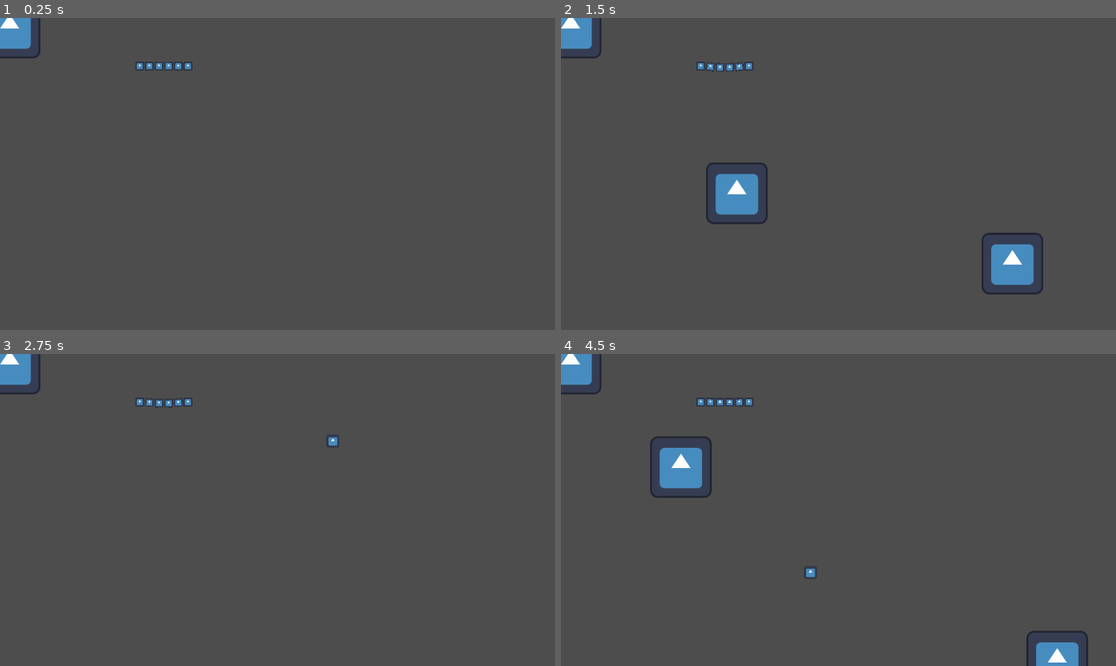
Above: before the commit, frames 1-4 (two rows, left to right).
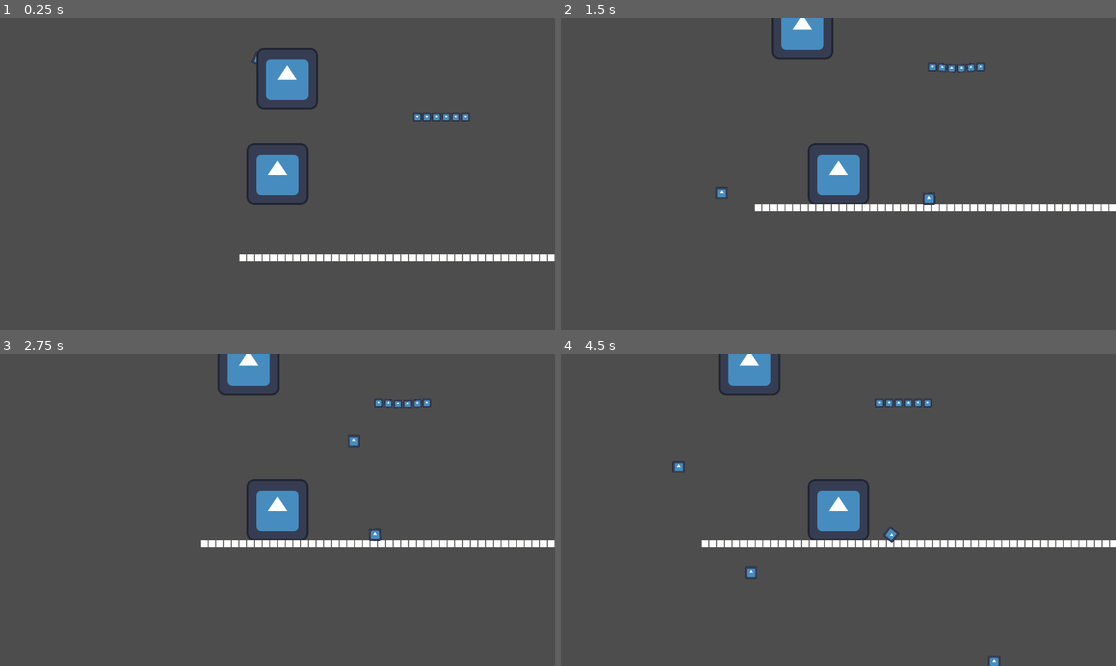
Above: after the commit, the same moments.

Repository: Hugo-Blosse/godot-physics-test
Game: Godot game, scene res://main.tscn
Same seed, same stepped clock (60 frames per second), same inputs: the game is played once before the commit and once after it. The engine's default icon, where the game draws it, is replaced by a stand-in: a white triangle on a blue panel in a dark square.
Inputs (mouse positions are in pixels of both pictures, inside the frame that each line leads up to):
- Up to frame 1 (0.25 s): no input
- Up to frame 2 (1.5 s): move the mouse to (960, 158) at 0.52 s; hold D (right, bound only after the commit) from 0.53 s (still down); tap H (add_rope) at 0.6 s; tap B (ball) at 0.8, 1.35 s; move the mouse to (727, 189) at 1.27 s
- Up to frame 3 (2.75 s): tap F (finish) at 1.55, 2.1 s; move the mouse to (333, 441) at 2.02 s; release D (right, bound only after the commit) at 2.03 s; hold A (left, bound only after the commit) from 2.03 s (still down); tap S (start) at 2.3 s
- Up to frame 4 (4.5 s): move the mouse to (810, 572) at 2.77 s; release A (left, bound only after the commit) at 2.78 s; hold D (right, bound only after the commit) 2.78-4.28 s; tap S (start) at 2.85 s; tap H (add_rope) at 3.05, 3.6 s; move the mouse to (1005, 556) at 3.52 s; tap B (ball) at 3.8, 4.35 s; move the mouse to (672, 463) at 4.27 s; hold A (left, bound only after the commit) from 4.28 s (still down)

The runs differ from the first frame. In frame 1, 4.7% of the frame differs, in the area x 0-100%, y 0-78%; in frame 2, 7.1%, in the area x 0-100%, y 0-89%; in frame 3, 4.7%; in frame 4, 7.0%.

Commit message:
player and ball fix
+ added player
+ added function to connect end of rope to player
+/- fixed rope always breaking on ball contact

Diff:
--- a/ball.gd
+++ b/ball.gd
@@ -2,4 +2,4 @@
 
 
 func _ready():
-	apply_force(Vector2(10000,0))
+	apply_force(Vector2(100,0))
--- a/ball.tscn
+++ b/ball.tscn
@@ -8,10 +8,14 @@
 
 [node name="Ball" type="RigidBody2D"]
 collision_layer = 2
+collision_mask = 9
+mass = 0.2
 script = ExtResource("1_tqfqg")
 
 [node name="Sprite2D" type="Sprite2D" parent="."]
+scale = Vector2(0.2, 0.2)
 texture = ExtResource("1_cgxeg")
 
 [node name="CollisionShape2D" type="CollisionShape2D" parent="."]
+scale = Vector2(0.2, 0.2)
 shape = SubResource("CircleShape2D_3yaoe")
--- /dev/null
+++ b/player.gd
@@ -0,0 +1,19 @@
+extends CharacterBody2D
+class_name Player
+
+
+var speed : int = 100
+var dir : int
+var connected_rope_part : RigidBody2D
+
+func _physics_process(delta):
+	if connected_rope_part && !is_on_floor():
+		velocity = connected_rope_part.linear_velocity
+	else:
+		velocity.y += 9
+		velocity.x = speed * dir
+	move_and_slide()
+
+
+func _input(event):
+	dir = Input.get_axis("left", "right")
--- /dev/null
+++ b/player.tscn
@@ -0,0 +1,17 @@
+[gd_scene load_steps=4 format=3 uid="uid://dk1x35jcuc5hs"]
+
+[ext_resource type="Script" path="res://player.gd" id="1_yfw8x"]
+[ext_resource type="Texture2D" uid="uid://puc10aemwar4" path="res://icon.svg" id="2_hgc25"]
+
+[sub_resource type="RectangleShape2D" id="RectangleShape2D_fqgvp"]
+size = Vector2(119, 121)
+
+[node name="Player" type="CharacterBody2D"]
+script = ExtResource("1_yfw8x")
+
+[node name="Sprite2D" type="Sprite2D" parent="."]
+texture = ExtResource("2_hgc25")
+
+[node name="CollisionShape2D" type="CollisionShape2D" parent="."]
+position = Vector2(0.5, 1.5)
+shape = SubResource("RectangleShape2D_fqgvp")
--- a/project.godot
+++ b/project.godot
@@ -61,6 +61,21 @@
 "events": [Object(InputEventKey,"resource_local_to_scene":false,"resource_name":"","device":-1,"window_id":0,"alt_pressed":false,"shift_pressed":false,"ctrl_pressed":false,"meta_pressed":false,"pressed":false,"keycode":0,"physical_keycode":72,"key_label":0,"unicode":104,"echo":false,"script":null)
 ]
 }
+left={
+"deadzone": 0.5,
+"events": [Object(InputEventKey,"resource_local_to_scene":false,"resource_name":"","device":-1,"window_id":0,"alt_pressed":false,"shift_pressed":false,"ctrl_pressed":false,"meta_pressed":false,"pressed":false,"keycode":0,"physical_keycode":65,"key_label":0,"unicode":97,"echo":false,"script":null)
+]
+}
+right={
+"deadzone": 0.5,
+"events": [Object(InputEventKey,"resource_local_to_scene":false,"resource_name":"","device":-1,"window_id":0,"alt_pressed":false,"shift_pressed":false,"ctrl_pressed":false,"meta_pressed":false,"pressed":false,"keycode":0,"physical_keycode":68,"key_label":0,"unicode":100,"echo":false,"script":null)
+]
+}
+up={
+"deadzone": 0.5,
+"events": [Object(InputEventKey,"resource_local_to_scene":false,"resource_name":"","device":-1,"window_id":0,"alt_pressed":false,"shift_pressed":false,"ctrl_pressed":false,"meta_pressed":false,"pressed":false,"keycode":0,"physical_keycode":87,"key_label":0,"unicode":119,"echo":false,"script":null)
+]
+}
 
 [rendering]
 
--- a/rope_control.gd
+++ b/rope_control.gd
@@ -9,7 +9,7 @@
 var start_angle : float = 0.0
 
 
-func create_rope(rope_starting_position : Vector2, rope_final_position : Vector2, rope_start_part : StaticBody2D, rope_final_part : StaticBody2D) -> void:
+func create_rope(rope_starting_position : Vector2, rope_final_position : Vector2, rope_start_part : StaticBody2D, rope_final_part) -> void:
 	var distance = rope_starting_position.distance_to(rope_final_position)
 	var rope_length = round(distance/rope_part_length)
 	if rope_length < 1:
@@ -33,6 +33,8 @@
 	rope_final_part.get_node("Rotation/PJ").node_a = rope_parts[-1].get_path()
 	rope_parts[-1].get_node("PJ").node_a = rope_parts[-1].get_path()
 	rope_parts[-1].connected_part = rope_final_part
+	if rope_final_part is Player:
+		rope_final_part.connected_rope_part = rope_parts[-1]
 
 
 func create_rope_part(last_part) -> RigidBody2D:
--- a/rope_part.tscn
+++ b/rope_part.tscn
@@ -7,6 +7,7 @@
 size = Vector2(20, 15)
 
 [node name="RigidBody2D" type="RigidBody2D"]
+collision_layer = 8
 collision_mask = 2
 mass = 0.01
 linear_damp = 1.0
--- a/rope_part_1.tscn
+++ b/rope_part_1.tscn
@@ -6,6 +6,7 @@
 [sub_resource type="CircleShape2D" id="CircleShape2D_lm46i"]
 
 [node name="RopePart1" type="StaticBody2D"]
+collision_layer = 8
 collision_mask = 0
 script = ExtResource("1_k0wvu")
 
--- a/rope_part_2.tscn
+++ b/rope_part_2.tscn
@@ -6,6 +6,7 @@
 [sub_resource type="CircleShape2D" id="CircleShape2D_2mfrw"]
 
 [node name="RopePart2" type="StaticBody2D"]
+collision_layer = 8
 collision_mask = 0
 script = ExtResource("1_wdpqn")
 
--- a/test.gd
+++ b/test.gd
@@ -1,4 +1,7 @@
 extends Node2D
+
+
+@onready var player = $Player
 
 
 var RopeControl = preload("res://rope_control.tscn")
@@ -16,13 +19,13 @@
 	if Input.is_action_just_pressed("start"):
 		if is_instance_valid(rope_preview):
 			rope_preview.queue_free()
-		starting_position = get_viewport().get_mouse_position()
+		starting_position = get_global_mouse_position()
 		rope_preview = RopePartStart.instantiate()
 		rope_preview.global_position = starting_position
 		add_child(rope_preview)
 	if Input.is_action_just_pressed("finish"):
 		if starting_position != Vector2.ZERO:
-			final_position = get_viewport().get_mouse_position()
+			final_position = get_global_mouse_position()
 			var rope = RopeControl.instantiate()
 			add_child(rope)
 			remove_child(rope_preview)
@@ -36,7 +39,7 @@
 			starting_position = Vector2.ZERO
 	if Input.is_action_just_pressed("add_rope"):
 		if starting_position != Vector2.ZERO:
-			final_position = get_viewport().get_mouse_position()
+			final_position = get_global_mouse_position()
 			var closest_object = rope_preview
 			for child in get_children():
 				if is_instance_valid(child):
@@ -44,13 +47,14 @@
 						closest_object = child
 			var rope = RopeControl.instantiate()
 			add_child(rope)
-			remove_child(rope_preview)
+			rope_preview.queue_free()
 			var rope_start_part = RopePartStart.instantiate()
 			rope.add_child(rope_start_part)
 			rope_start_part.global_position = starting_position
 			var query = PhysicsRayQueryParameters2D.create(starting_position, closest_object.global_position)
 			var collision = get_world_2d().direct_space_state.intersect_ray(query)
 			if !collision:
+				starting_position = Vector2.ZERO
 				return
 			var rot = Node2D.new()
 			rot.name = "Rotation"
@@ -72,7 +76,7 @@
 			children.queue_free()
 	if Input.is_action_just_pressed("ball"):
 		var ball = Ball.instantiate()
-		ball.global_position = get_viewport().get_mouse_position()
+		ball.global_position = get_global_mouse_position()
 		add_child(ball)
 
 
--- a/test.tscn
+++ b/test.tscn
@@ -1,12 +1,82 @@
-[gd_scene load_steps=6 format=3 uid="uid://dm6edssnsvqga"]
+[gd_scene load_steps=10 format=3 uid="uid://dm6edssnsvqga"]
 
 [ext_resource type="PackedScene" uid="uid://cha8rf2rp3kby" path="res://rope.tscn" id="1_gs05i"]
 [ext_resource type="Script" path="res://test.gd" id="1_sgbw4"]
 [ext_resource type="Texture2D" uid="uid://puc10aemwar4" path="res://icon.svg" id="4_cdim4"]
 [ext_resource type="PackedScene" uid="uid://b65tepsc53jqg" path="res://ball.tscn" id="4_hv5p2"]
+[ext_resource type="PackedScene" uid="uid://dk1x35jcuc5hs" path="res://player.tscn" id="5_kt17e"]
+[ext_resource type="Texture2D" uid="uid://bb32l3oomuevq" path="res://TopDownTile.png" id="6_1yruo"]
 
 [sub_resource type="CircleShape2D" id="CircleShape2D_sa45l"]
 radius = 60.0
+
+[sub_resource type="TileSetAtlasSource" id="TileSetAtlasSource_7lrpw"]
+texture = ExtResource("6_1yruo")
+0:0/0 = 0
+0:0/0/physics_layer_0/linear_velocity = Vector2(0, 0)
+0:0/0/physics_layer_0/angular_velocity = 0.0
+1:0/0 = 0
+1:0/0/physics_layer_0/linear_velocity = Vector2(0, 0)
+1:0/0/physics_layer_0/angular_velocity = 0.0
+3:0/0 = 0
+3:0/0/physics_layer_0/linear_velocity = Vector2(0, 0)
+3:0/0/physics_layer_0/angular_velocity = 0.0
+4:0/0 = 0
+4:0/0/physics_layer_0/linear_velocity = Vector2(0, 0)
+4:0/0/physics_layer_0/angular_velocity = 0.0
+5:0/0 = 0
+5:0/0/physics_layer_0/linear_velocity = Vector2(0, 0)
+5:0/0/physics_layer_0/angular_velocity = 0.0
+6:0/0 = 0
+6:0/0/physics_layer_0/linear_velocity = Vector2(0, 0)
+6:0/0/physics_layer_0/angular_velocity = 0.0
+0:1/0 = 0
+0:1/0/physics_layer_0/linear_velocity = Vector2(0, 0)
+0:1/0/physics_layer_0/angular_velocity = 0.0
+0:1/0/physics_layer_0/polygon_0/points = PackedVector2Array(-8, -8, 8, -8, 8, 8, -8, 8)
+1:1/0 = 0
+1:1/0/physics_layer_0/linear_velocity = Vector2(0, 0)
+1:1/0/physics_layer_0/angular_velocity = 0.0
+2:1/0 = 0
+2:1/0/physics_layer_0/linear_velocity = Vector2(0, 0)
+2:1/0/physics_layer_0/angular_velocity = 0.0
+3:1/0 = 0
+3:1/0/physics_layer_0/linear_velocity = Vector2(0, 0)
+3:1/0/physics_layer_0/angular_velocity = 0.0
+4:1/0 = 0
+4:1/0/physics_layer_0/linear_velocity = Vector2(0, 0)
+4:1/0/physics_layer_0/angular_velocity = 0.0
+5:1/0 = 0
+5:1/0/physics_layer_0/linear_velocity = Vector2(0, 0)
+5:1/0/physics_layer_0/angular_velocity = 0.0
+6:1/0 = 0
+6:1/0/physics_layer_0/linear_velocity = Vector2(0, 0)
+6:1/0/physics_layer_0/angular_velocity = 0.0
+0:2/0 = 0
+0:2/0/physics_layer_0/linear_velocity = Vector2(0, 0)
+0:2/0/physics_layer_0/angular_velocity = 0.0
+1:2/0 = 0
+1:2/0/physics_layer_0/linear_velocity = Vector2(0, 0)
+1:2/0/physics_layer_0/angular_velocity = 0.0
+2:2/0 = 0
+2:2/0/physics_layer_0/linear_velocity = Vector2(0, 0)
+2:2/0/physics_layer_0/angular_velocity = 0.0
+3:2/0 = 0
+3:2/0/physics_layer_0/linear_velocity = Vector2(0, 0)
+3:2/0/physics_layer_0/angular_velocity = 0.0
+4:2/0 = 0
+4:2/0/physics_layer_0/linear_velocity = Vector2(0, 0)
+4:2/0/physics_layer_0/angular_velocity = 0.0
+3:3/0 = 0
+3:3/0/physics_layer_0/linear_velocity = Vector2(0, 0)
+3:3/0/physics_layer_0/angular_velocity = 0.0
+4:3/0 = 0
+4:3/0/physics_layer_0/linear_velocity = Vector2(0, 0)
+4:3/0/physics_layer_0/angular_velocity = 0.0
+
+[sub_resource type="TileSet" id="TileSet_1gcnq"]
+physics_layer_0/collision_layer = 1
+sources/0 = SubResource("TileSetAtlasSource_7lrpw")
 
 [node name="test" type="Node2D"]
 script = ExtResource("1_sgbw4")
@@ -25,3 +95,13 @@
 
 [node name="CollisionShape2D" type="CollisionShape2D" parent="TEts"]
 shape = SubResource("CircleShape2D_sa45l")
+
+[node name="Player" parent="." instance=ExtResource("5_kt17e")]
+position = Vector2(0, 200)
+
+[node name="Camera2D2" type="Camera2D" parent="Player"]
+
+[node name="TileMap" type="TileMap" parent="."]
+tile_set = SubResource("TileSet_1gcnq")
+format = 2
+layer_0/tile_data = PackedInt32Array(1638395, 0, 1, 1638396, 0, 1, 1638397, 0, 1, 1638398, 0, 1, 1638399, 0, 1, 1572864, 0, 1, 1572865, 0, 1, 1572866, 0, 1, 1572867, 0, 1, 1572868, 0, 1, 1572869, 0, 1, 1572870, 0, 1, 1572871, 0, 1, 1572872, 0, 1, 1572873, 0, 1, 1572874, 0, 1, 1572875, 0, 1, 1572876, 0, 1, 1572877, 0, 1, 1572878, 0, 1, 1572879, 0, 1, 1572880, 0, 1, 1572881, 0, 1, 1572882, 0, 1, 1572883, 0, 1, 1572884, 0, 1, 1572885, 0, 1, 1572886, 0, 1, 1572887, 0, 1, 1572888, 0, 1, 1572889, 0, 1, 1572890, 0, 1, 1572891, 0, 1, 1572892, 0, 1, 1572893, 0, 1, 1572894, 0, 1, 1572895, 0, 1, 1572896, 0, 1, 1572897, 0, 1, 1572898, 0, 1, 1572899, 0, 1, 1572900, 0, 1, 1572901, 0, 1, 1572902, 0, 1, 1572903, 0, 1, 1572904, 0, 1, 1572905, 0, 1, 1572906, 0, 1, 1572907, 0, 1, 1572908, 0, 1, 1572909, 0, 1, 1572910, 0, 1, 1572911, 0, 1, 1572912, 0, 1, 1572913, 0, 1, 1572914, 0, 1, 1572915, 0, 1, 1572916, 0, 1, 1572917, 0, 1, 1572918, 0, 1, 1572919, 0, 1)
Binary file added: TopDownTile.png
Not shown, added: TopDownTile.png.import
